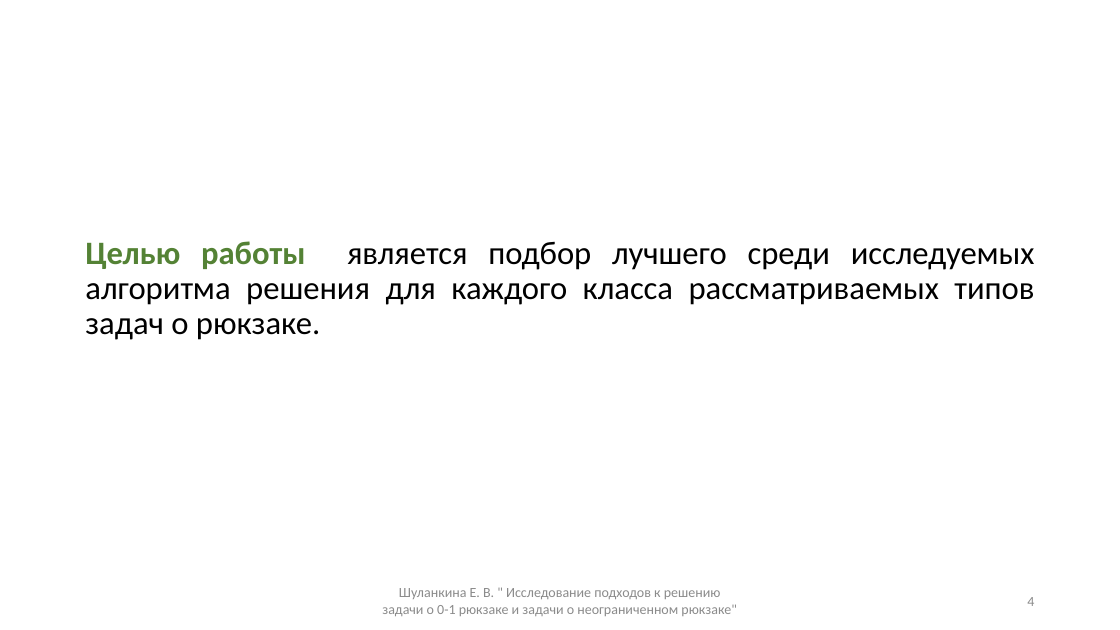
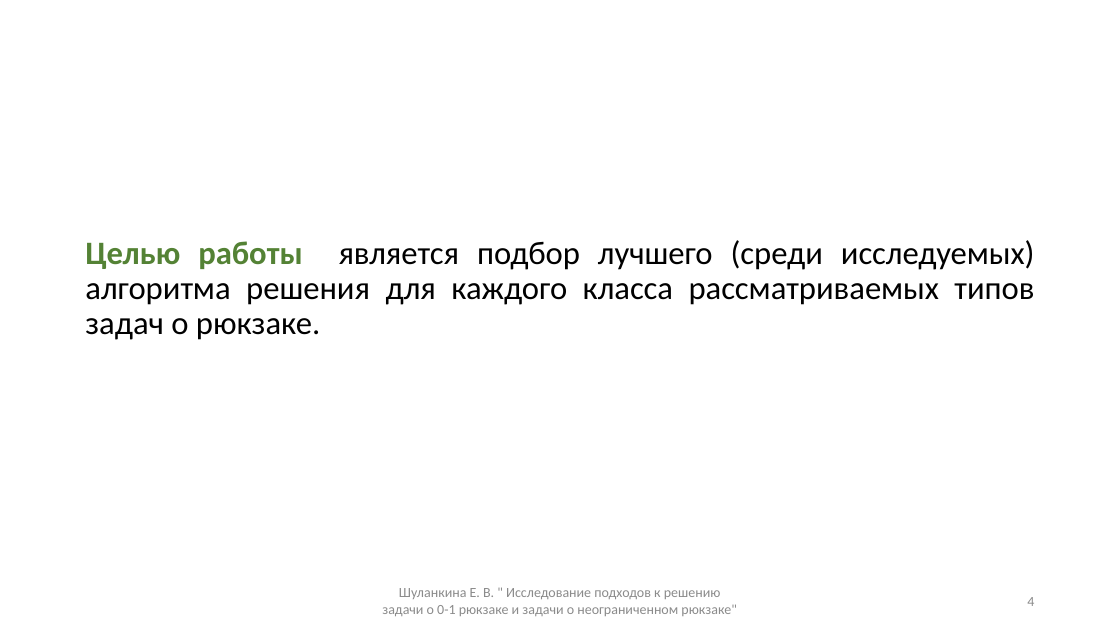
Before and after one commit to ElizJogar/Knapsack-Problems, a slide deck: slide 4 of docs/master_diploma.pptx. Drawn at 1120x630 pixels with LibreOffice and Linux fonts; fonts in the diff are those of the drawing. Boxes give left, top, right and bottom in pixels: in the first picture for what was removed or moved away, otherwise in the second. Text is boxed around its words. In the diff, an @@ line names an element or a change of style, - is before the commit and + after.

```diff
--- a/docs/master_diploma.pptx
+++ b/docs/master_diploma.pptx
@@ text at (85,240,1035,340): text changed @@
-Целью работы является подбор лучшего среди исследуемых алгоритма решения для каждого класса рассматриваемых типов задач о рюкзаке.
+Целью работы является подбор лучшего (среди исследуемых) алгоритма решения для каждого класса рассматриваемых типов задач о рюкзаке.
```
Also in this commit, not shown: 5 other slides changed, 2 other files.
